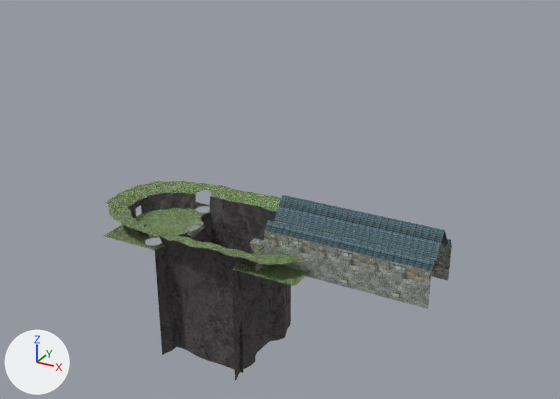
Renders of the Blender file Assets/Models/Iteration - Levels/Iteration 3/3 - Main Lobby.blend from each side of a commit.
Both versions are drawn from a camera (50 mm lens) standing at (108.0, -108.5, 63.4) and looking at (38.0, 18.7, -0.2). Arrows for +X, +Y and +Z are at lower left; the lights stay in place. The first picture is the older version.
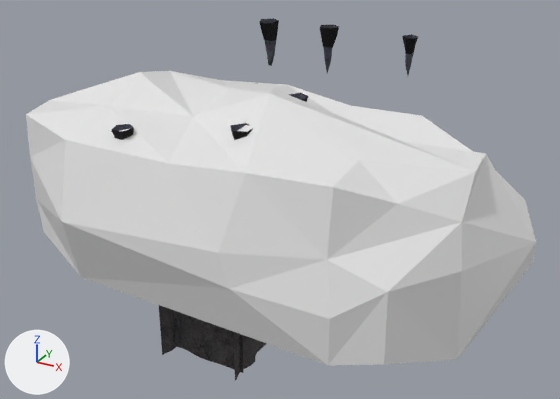
Not visible in the pictures: 'Shadow Gradient.007'.

What differs and where, as boxes [x1, y1, x2, y2] in the pictures (560 x 399 px):
'Cave Cieling', added: after [26, 71, 536, 365]
'Circle.013', added: after [320, 25, 339, 47]
'Circle.014', added: after [259, 18, 279, 41]
'Circle.011', added: after [260, 19, 278, 66]
'Circle.005', added: after [321, 25, 337, 73]
'Circle.012', added: after [402, 34, 418, 54]
'Shadow Gradient', added: after [112, 124, 134, 140]
'Circle.010', added: after [403, 35, 417, 75]
'Shadow Gradient.006', added: after [230, 123, 252, 140]
'Circle.019', added (mostly hidden): after [113, 124, 133, 131]
'Circle.023', added (mostly hidden): after [231, 124, 249, 131]
'Circle.015', added (mostly hidden): after [290, 93, 308, 99]
'Shadow Gradient.004', added (mostly hidden): after [289, 93, 308, 102]
'Plane.003', unchanged, covered by the edit: before [128, 193, 287, 373]; after [172, 310, 243, 373]
'Cube.017', unchanged, covered by the edit: before [264, 195, 452, 271]
'Church Wallls', unchanged, covered by the edit: before [264, 221, 452, 309]
'Plane.007', unchanged, covered by the edit: before [232, 270, 291, 380]; after [234, 332, 267, 380]

Edits to the bpy script that builds the scene:
```text
Add ob_cave_cieling:
    ob_cave_cieling = bpy.data.objects.new('Cave Cieling', me_cube_002)  # 136 vertices, 250 faces; spans x -1.41..2.85, y -1.27..1.35, z -0.36..1.32; modifiers DECIMATE
    ob_cave_cieling.location = (28.5, 2.1, 0.6)
    ob_cave_cieling.scale = (21.6, 21.6, 21.6)
Add ob_shadow_gradient_007:
    ob_shadow_gradient_007 = bpy.data.objects.new('Shadow Gradient.007', me_circle_032)  # 14 vertices, 9 faces; spans x -3.46..1.59, y -2.19..2.59, z -0.43..4.35; in mat_pit_gradient (picture img_pit_shadow_png)
    ob_shadow_gradient_007.location = (32.2, 18.9, 19.3)
    ob_shadow_gradient_007.scale = (0.765, 0.765, 0.789)
Add ob_shadow_gradient_006:
    ob_shadow_gradient_006 = bpy.data.objects.new('Shadow Gradient.006', me_circle_024)  # 15 vertices, 11 faces; spans x -2.38..2.71, y -2.19..3.2, z -0.23..4.58; in mat_pit_gradient (picture img_pit_shadow_png)
    ob_shadow_gradient_006.location = (48.0, -11.5, 21.8)
    ob_shadow_gradient_006.rotation_euler = (0.0, 0.0, 1.571)  # degrees (0, 0, 90)
    ob_shadow_gradient_006.scale = (0.699, 0.699, 0.849)
Add ob_circle_023:
    ob_circle_023 = bpy.data.objects.new('Circle.023', me_circle_023)  # 22 vertices, 24 faces; spans x -2.38..2.71, y -2.19..3.2, z -7.5..4.58; in mat_rock___purple (picture img_rock_blue_png)
    ob_circle_023.location = (48.0, -11.5, 21.8)
    ob_circle_023.rotation_euler = (0.0, 0.0, 1.571)  # degrees (0, 0, 90)
    ob_circle_023.scale = (0.665, 0.665, 0.834)
Add ob_shadow_gradient:
    ob_shadow_gradient = bpy.data.objects.new('Shadow Gradient', me_circle_020)  # 16 vertices, 10 faces; spans x -2.38..2.28, y -1.9..2.46, z -0.36..4.39; in mat_pit_gradient (picture img_pit_shadow_png)
    ob_shadow_gradient.location = (28.7, -16.4, 20.7)
    ob_shadow_gradient.rotation_euler = (0.0528, -0.0156, -0.0109)  # degrees (3, -0.9, -0.6)
    ob_shadow_gradient.scale = (0.771, 0.771, 0.745)
Add ob_circle_019:
    ob_circle_019 = bpy.data.objects.new('Circle.019', me_circle_019)  # 24 vertices, 27 faces; spans x -2.38..2.28, y -1.9..2.46, z -7.49..4.39; in mat_rock___purple (picture img_rock_blue_png)
    ob_circle_019.location = (28.7, -16.4, 20.7)
    ob_circle_019.rotation_euler = (0.0528, -0.0156, -0.0109)  # degrees (3, -0.9, -0.6)
    ob_circle_019.scale = (0.729, 0.729, 0.729)
Add ob_shadow_gradient_004:
    ob_shadow_gradient_004 = bpy.data.objects.new('Shadow Gradient.004', me_circle_024.copy())
    ob_shadow_gradient_004.location = (45.6, 11.5, 20.6)
    ob_shadow_gradient_004.rotation_euler = (0.0, 0.0, 1.571)  # degrees (0, 0, 90)
    ob_shadow_gradient_004.scale = (0.699, 0.699, 0.849)
Add ob_circle_015:
    ob_circle_015 = bpy.data.objects.new('Circle.015', me_circle_023.copy())
    ob_circle_015.location = (45.6, 11.5, 20.6)
    ob_circle_015.rotation_euler = (0.0, 0.0, 1.571)  # degrees (0, 0, 90)
    ob_circle_015.scale = (0.665, 0.665, 0.834)
Add ob_circle_014:
    ob_circle_014 = bpy.data.objects.new('Circle.014', me_circle_032.copy())
    ob_circle_014.location = (12.9, 60.0, 22.5)
    ob_circle_014.scale = (1.03, 1.03, 1.0)
Add ob_circle_013:
    ob_circle_013 = bpy.data.objects.new('Circle.013', me_circle_020.copy())
    ob_circle_013.location = (28.5, 60.0, 22.5)
    ob_circle_013.scale = (1.04, 1.04, 1.0)
Add ob_circle_012:
    ob_circle_012 = bpy.data.objects.new('Circle.012', me_circle_024.copy())
    ob_circle_012.location = (45.6, 69.9, 20.6)
    ob_circle_012.rotation_euler = (0.0, 0.0, 1.571)  # degrees (0, 0, 90)
    ob_circle_012.scale = (0.699, 0.699, 0.849)
Add ob_circle_011:
    ob_circle_011 = bpy.data.objects.new('Circle.011', me_circle_011)  # 23 vertices, 26 faces; spans x -3.46..1.59, y -2.19..2.59, z -7.2..4.35; in mat_rock___purple (picture img_rock_blue_png)
    ob_circle_011.location = (12.9, 60.0, 22.5)
    ob_circle_011.scale = (0.982, 0.982, 0.982)
Add ob_circle_010:
    ob_circle_010 = bpy.data.objects.new('Circle.010', me_circle_023.copy())
    ob_circle_010.location = (45.6, 69.9, 20.6)
    ob_circle_010.rotation_euler = (0.0, 0.0, 1.571)  # degrees (0, 0, 90)
    ob_circle_010.scale = (0.665, 0.665, 0.834)
Add ob_circle_005:
    ob_circle_005 = bpy.data.objects.new('Circle.005', me_circle_019.copy())
    ob_circle_005.location = (28.5, 60.0, 22.5)
    ob_circle_005.scale = (0.979, 0.979, 0.979)
```
